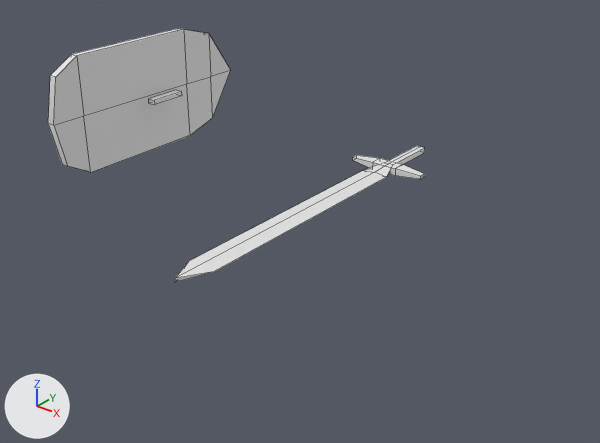
One commit to the Blender file Raw/weapons.blend: the scene before it, then after it.
Camera for both pictures: a 50 mm lens placed at (1.18, -1.94, 0.89), pointed at (-0.13, -0.3, -0.12). Lighting does not change. The marker at lower left points along +X, +Y and +Z. Mesh edges are drawn as thin lines.

The first picture shows 'shield', 'sword'.
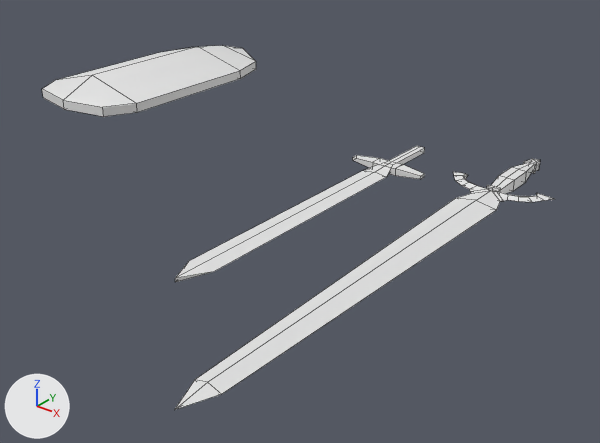
Pixel boxes [x1, y1, x2, y2] of what changed, in the pictures (600 x 443 px):
'shield', deleted
    before: [48, 28, 231, 173]
'sword_2', added
    after: [175, 159, 554, 410]
'shield_1', added
    after: [42, 45, 256, 117]

Edits to the bpy script that builds the scene:
```text
Add me_cube_001_1:
    me_cube_001_1.from_pydata(...)  # 34 vertices, 32 faces; spans x -0.196..0.212, y -0.434..0.403, z -0.006..0.151
    me_cube_001_1.polygons.foreach_set('use_smooth', [True] * 32)
Add me_cube_002:
    me_cube_002.from_pydata(...)  # 75 vertices, 60 faces; spans x -0.146..0.0, y -1.207..0.221, z -0.004..0.039
    me_cube_002.polygons.foreach_set('use_smooth', [True] * 60)
Remove ob_shield:
    ob_shield = bpy.data.objects.new('shield', me_cube_001)
    ob_shield.location = (-0.978, 0.0, 0.0)
    _m = ob_shield.modifiers.new('EdgeSplit', 'EDGE_SPLIT')
Add ob_shield_1:
    ob_shield_1 = bpy.data.objects.new('shield_1', me_cube_001_1)
    ob_shield_1.location = (-0.978, 0.0, 0.0)
    _m = ob_shield_1.modifiers.new('EdgeSplit', 'EDGE_SPLIT')
Add ob_sword_2:
    ob_sword_2 = bpy.data.objects.new('sword_2', me_cube_002)
    ob_sword_2.location = (0.334, 0.0, 0.0)
    _m = ob_sword_2.modifiers.new('Mirror', 'MIRROR')
    _m.use_clip = True
    _m = ob_sword_2.modifiers.new('EdgeSplit', 'EDGE_SPLIT')
```
